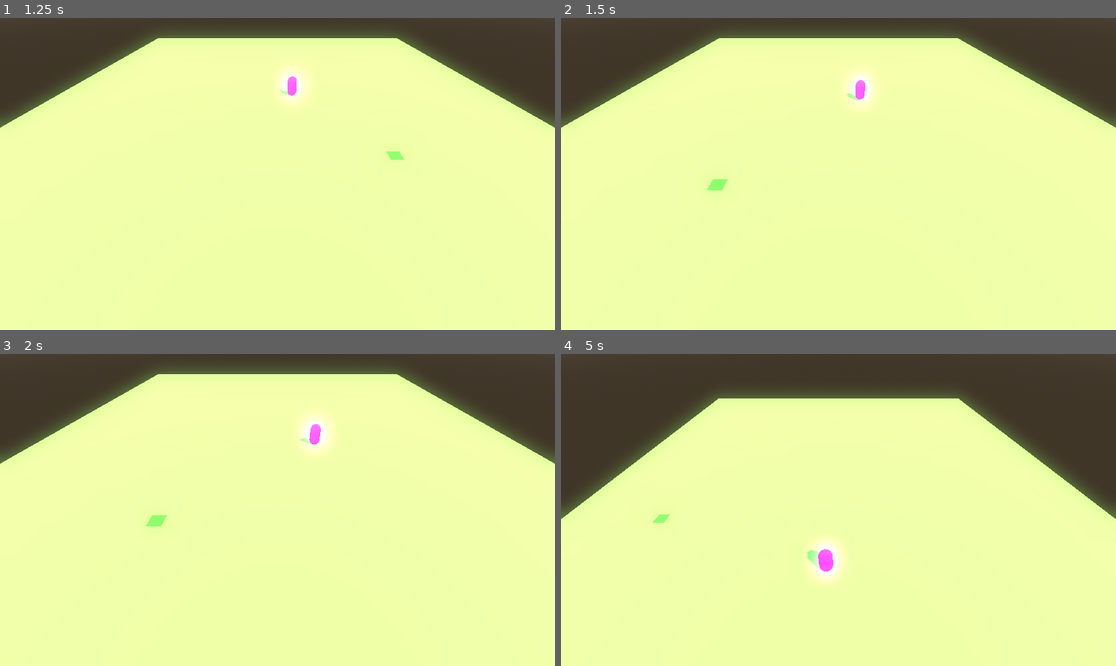
Above: before the commit, frames 1-4 (two rows, left to right).
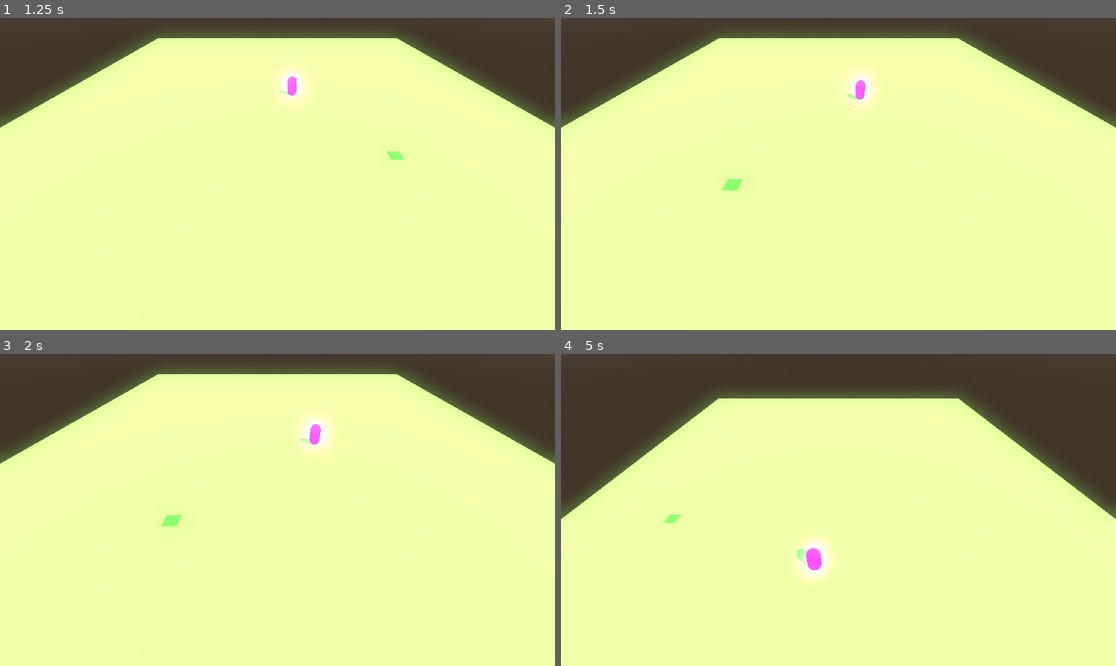
Above: after the commit, the same moments.

Repository: alexandremassaro/power-td
Game: Godot game, scene res://scenes/base_map.tscn
Two runs of this game, one before a commit and one after it. Both use one fixed random seed, a clock stepped at 60 frames per second and the inputs below.
Inputs (mouse positions are in pixels of both pictures, inside the frame that each line leads up to):
- Up to frame 1 (1.25 s): tap Enter at 0.5 s; move the mouse to (399, 158) at 0.52 s; hold Right (ui_right) from 0.53 s (still down); right-click (399, 158) at 0.6 s; click (399, 158) at 0.67 s
- Up to frame 2 (1.5 s): move the mouse to (727, 189) at 1.27 s; release Right (ui_right) at 1.28 s; hold Down (ui_down) from 1.28 s (still down); tap Mouse wheel up (zoom_in) at 1.35 s; click (727, 189) at 1.42 s
- Up to frame 3 (2 s): keep holding Down (ui_down)
- Up to frame 4 (5 s): move the mouse to (894, 441) at 2.02 s; release Down (ui_down) at 2.03 s; hold Right (ui_right) 2.03-2.78 s; tap Mouse wheel down (zoom_out) at 2.1, 4.35 s; click (894, 441) at 2.17 s; move the mouse to (810, 572) at 2.77 s; hold Up (ui_up) 2.78-3.53 s; right-click (810, 572) at 2.85 s; click (810, 572) at 2.92 s; move the mouse to (1005, 556) at 3.52 s; hold Mouse wheel up (zoom_in) 3.53-4.28 s; hold Left (ui_left) from 3.53 s (still down); click (1005, 556) at 3.67 s; move the mouse to (672, 463) at 4.27 s; click (672, 463) at 4.42 s

Frame 1 is identical in both runs. In frame 2, 0.2% of the frame differs, in the area x 26-33%, y 51-56%; in frame 3, 0.2%; in frame 4, 0.9%, in the area x 16-51%, y 51-73%.

Commit message:
Fixed bugged highlight position

Diff:
--- a/scripts/floor.gd
+++ b/scripts/floor.gd
@@ -11,16 +11,13 @@
 	if event is InputEventMouseMotion:
 		var grid_manager : GridManager = get_parent().get_node("GridManager") as GridManager
 		var adjusted_position : Vector2 = Vector2.ZERO
-		adjusted_position.x = global_position.x + event_position.x
-		adjusted_position.y = global_position.z + event_position.z
+		adjusted_position.x = event_position.x
+		adjusted_position.y = event_position.z
 
-		print("Mouse Move" + str(adjusted_position))
-		adjusted_position = grid_manager.grid_to_world(grid_manager.world_to_grid(adjusted_position))
-		print("Mouse Move" + str(adjusted_position))
-		var move_pos = Vector3(adjusted_position.x, 0.0, adjusted_position.y)
-		print("Mouse Move" + str(move_pos))
-		$GridNode.position = move_pos
+		var grid_pos = grid_manager.world_to_grid(adjusted_position)
+		var world_pos = grid_manager.grid_to_world(grid_pos)
 
+		$GridNode.position = Vector3(world_pos.x, 0.001, world_pos.y)
 
 func click_to_move(event_position: Vector3):
 	var destination : Vector2 = Vector2.ZERO
--- a/scripts/grid_manager.gd
+++ b/scripts/grid_manager.gd
@@ -23,11 +23,11 @@
 
 
 func world_to_grid(world_position : Vector2) -> Vector2i:
-	var grid_position : Vector2i = Vector2i.ZERO
-
-	grid_position.x = floori(world_position.x / cell_size)
-	grid_position.y = floori(world_position.y / cell_size)
-
+	var grid_position : Vector2i = Vector2i(
+			roundi(world_position.x / cell_size),
+			roundi(world_position.y / cell_size)
+		)
+	print(grid_position)
 	return grid_position
 
 
--- a/scripts/player_character.gd
+++ b/scripts/player_character.gd
@@ -9,11 +9,9 @@
 
 
 func move_to(destination : Vector2):
-	print(destination)
-	var adjusted_target : Vector2 = grid_manager.world_to_grid(grid_manager.grid_to_world(destination))
-	print(adjusted_target)
-	move_target = Vector3(adjusted_target.x, 0.0, adjusted_target.y)
-	print(move_target)
+	var grid_pos = grid_manager.world_to_grid(destination)
+	var snapped_world = grid_manager.grid_to_world(grid_pos)
+	move_target = Vector3(snapped_world.x, 0.0, snapped_world.y)
 
 
 func _ready() -> void:
